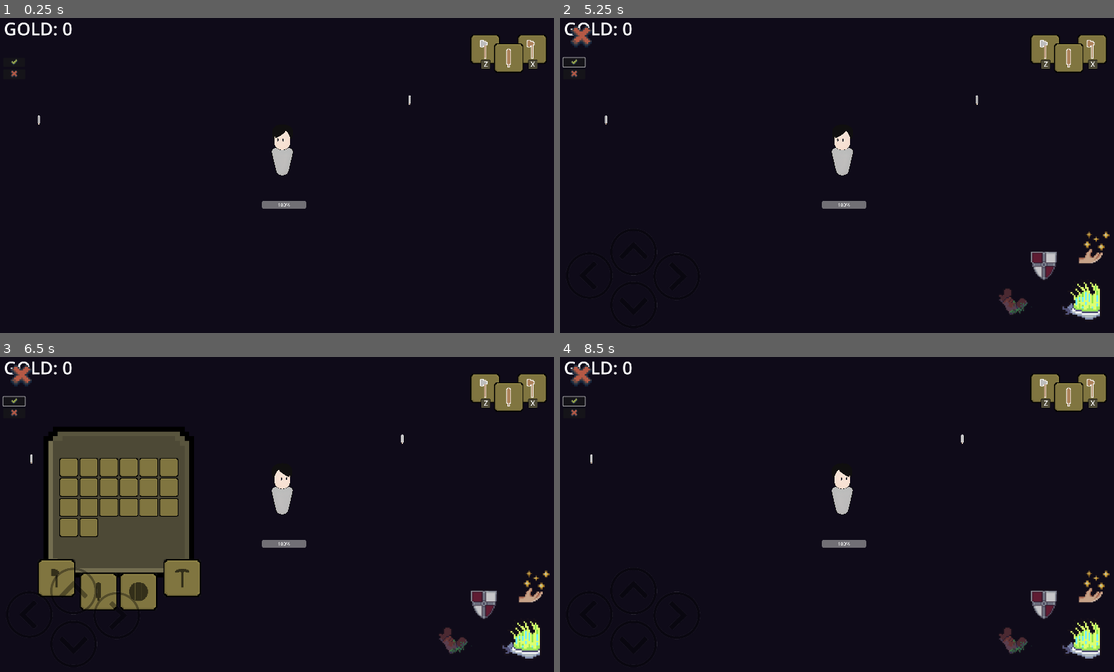
Above: before the commit, frames 1-4 (two rows, left to right).
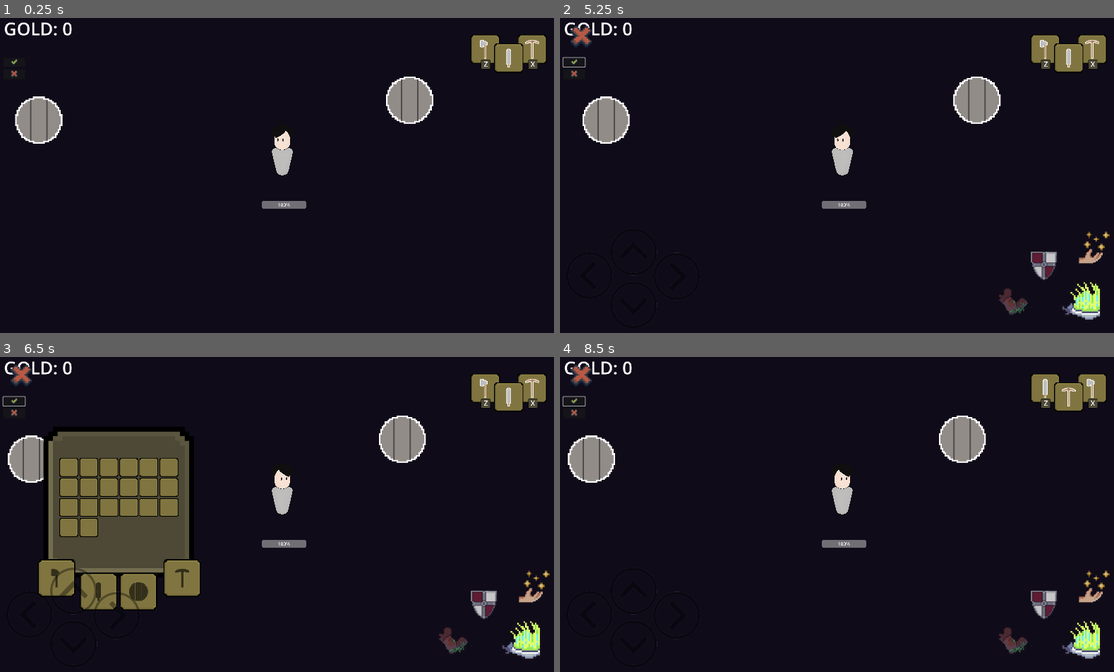
Above: after the commit, the same moments.

Repository: CAHTA123/Light-in-the-Dark
Game: Godot game, scene res://scenes/Game/game.tscn
Two runs of this game, one before a commit and one after it. Both use one fixed random seed, a clock stepped at 60 frames per second and the inputs below.
Inputs (mouse positions are in pixels of both pictures, inside the frame that each line leads up to):
- Up to frame 1 (0.25 s): no input
- Up to frame 2 (5.25 s): click (576, 74) at 0.5 s; click (576, 62) at 1.25 s; click (576, 74) at 2 s; click (576, 62) at 2.75 s; click (576, 74) at 3.5 s; click (576, 62) at 4.25 s; tap Enter at 5 s; move the mouse to (964, 159) at 5.02 s; tap A (A) at 5.1 s
- Up to frame 3 (6.5 s): tap D (D) at 5.3, 5.85 s; tap Space at 5.75 s; move the mouse to (171, 530) at 5.77 s; tap I (I) at 6.05 s
- Up to frame 4 (8.5 s): tap Enter at 6.5, 8 s; move the mouse to (897, 445) at 6.52 s; tap I (I) at 6.6 s; tap S (S) at 6.8, 7.35 s; tap Space at 7.25 s; move the mouse to (814, 577) at 7.27 s; tap W (W) at 7.55, 8.1 s; move the mouse to (1014, 561) at 8.02 s; tap X (X) at 8.3 s

The runs differ from the first frame. In frame 1, 2.1% of the frame differs, in the area x 2-98%, y 6-40%; in frame 2, 2.1%; in frame 3, 1.9%; in frame 4, 2.2%, in the area x 1-97%, y 6-40%.

Commit message:
.

Diff:
--- a/scenes/Entities/Player/Check_inv.gd
+++ b/scenes/Entities/Player/Check_inv.gd
@@ -1,29 +1,42 @@
 extends Node2D
 
 @onready var body = $"../.."
-
 @onready var _1 = $"../../Pause/Control/1"
 @onready var _2 = $"../../Pause/Control/2"
 @onready var _3 = $"../../Pause/Control/3"
-
 @onready var skin = $"../../Skin/Skin/Weapon/shape/Skin"
 
+var w
+var a
+var p
+var s
 
 var cur = 0
 var item_on = []
+
 func _ready():
-	item_on.append(body.weapon.i.name)
-	item_on.append(body.axe.i.name)
-	item_on.append(body.pickaxe.i.name)
+	item_on.append(body.weapon.slot.item.name)
+	item_on.append(body.pickaxe.slot.item.name)
+	item_on.append(body.axe.slot.item.name)
+
+	a = body.axe.slot.item
+	w = body.weapon.slot.item
+	p = body.pickaxe.slot.item
+	s = body.shield.slot.item
 
 	body.now_slot = item_on[cur]
 	new_slots()
 
 func _process(delta):
+	if a != body.axe.slot.item or w != body.weapon.slot.item or p != body.pickaxe.slot.item or s != body.shield.slot.item:
+		a = body.axe.slot.item
+		w = body.weapon.slot.item
+		p = body.pickaxe.slot.item
+		s = body.shield.slot.item
+		new_slots()
 
 	if Input.is_action_just_pressed("X"):
 		cur = (cur + 1) % item_on.size()
-
 		body.now_slot = item_on[cur]
 		new_slots()
 
@@ -32,53 +45,48 @@
 		body.now_slot = item_on[cur]
 		new_slots()
 
-	#if s_axe != body.axe.i.name:
-		#s_axe = body.axe.i.name
-		#new_slots()
-	#if s_shield != body.shield.i.name:
-		#s_shield = body.shield.i.name
-		#new_slots()
-	#if s_pickaxe != body.pickaxe.i.name:
-		#s_pickaxe = body.pickaxe.i.name
-		#new_slots()
-	#if s_weapon != body.weapon.i.name:
-		#s_weapon = body.weapon.i.name
-		#new_slots()
-
-
 func new_slots():
-	if body.weapon.i and body.now_slot == item_on[0]:
-		skin.texture = body.weapon.i.texture
-		for key in body.weapon.i.character.keys():
+	if body.weapon.slot.item and body.now_slot == item_on[0]:
+		_2.texture = body.axe.slot.item.texture
+		_3.texture = body.pickaxe.slot.item.texture
+		_1.texture = body.weapon.slot.item.texture
+		skin.texture = body.weapon.slot.item.texture
+		for key in body.weapon.slot.item.character.keys():
 			if key in body:
-				body[key] = body.weapon.i.character[key]
+				body[key] = body.weapon.slot.item.character[key]
 	else:
-		for key in body.weapon.i.character.keys():
+		for key in body.weapon.slot.item.character.keys():
 			if key in body:
 				body[key] = 0
 
-	if body.pickaxe.i and body.now_slot == item_on[1]:
-		skin.texture = body.pickaxe.i.texture
-		for key in body.pickaxe.i.character.keys():
+	if body.pickaxe.slot.item and body.now_slot == item_on[1]:
+		_3.texture = body.axe.slot.item.texture
+		_1.texture = body.pickaxe.slot.item.texture
+		_2.texture = body.weapon.slot.item.texture
+		skin.texture = body.pickaxe.slot.item.texture
+		for key in body.pickaxe.slot.item.character.keys():
 			if key in body:
-				body[key] = body.pickaxe.i.character[key]
+				body[key] = body.pickaxe.slot.item.character[key]
 	else:
-		for key in body.pickaxe.i.character.keys():
+		for key in body.pickaxe.slot.item.character.keys():
 			if key in body:
 				body[key] = 0
 
-	if body.axe.i and body.now_slot == item_on[2]:
-		skin.texture = body.axe.i.texture
-		for key in body.axe.i.character.keys():
+	if body.axe.slot.item and body.now_slot == item_on[2]:
+		_1.texture = body.axe.slot.item.texture
+		_2.texture = body.pickaxe.slot.item.texture
+		_3.texture = body.weapon.slot.item.texture
+		skin.texture = body.axe.slot.item.texture
+		for key in body.axe.slot.item.character.keys():
 			if key in body:
-				body[key] = body.axe.i.character[key]
+				body[key] = body.axe.slot.item.character[key]
 	else:
-		for key in body.axe.i.character.keys():
+		for key in body.axe.slot.item.character.keys():
 			if key in body:
 				body[key] = 0
 
-	if body.shield.i:
-		$"../../Skin/Skin/Shield/Skin".texture = body.shield.i.texture
-		for key in body.shield.i.character.keys():
+	if body.shield.slot.item:
+		$"../../Skin/Skin/Shield/Skin".texture = body.shield.slot.item.texture
+		for key in body.shield.slot.item.character.keys():
 			if key in body:
-				body[key] = body.shield.i.character[key]
+				body[key] = body.shield.slot.item.character[key]
--- a/scenes/GUI/Inventory_test/Slots_mega/Axe.tres
+++ b/scenes/GUI/Inventory_test/Slots_mega/Axe.tres
@@ -1,20 +1,28 @@
-[gd_resource type="Resource" script_class="Axe" load_steps=5 format=3 uid="uid://bw256rv2php1n"]
+[gd_resource type="Resource" script_class="Axe" load_steps=7 format=3 uid="uid://bw256rv2php1n"]
 
 [ext_resource type="Script" path="res://scenes/GUI/Inventory_test/item.gd" id="1_tw186"]
-[ext_resource type="Texture2D" uid="uid://cgxgrso8q2psg" path="res://sprites/Items/axe_icon.png" id="2_fd4w8"]
 [ext_resource type="Script" path="res://scenes/GUI/Inventory_test/Slots_mega/Axe_tres.gd" id="3_5lu0y"]
+[ext_resource type="Texture2D" uid="uid://by52uce28v82e" path="res://sprites/Items/axe_icon3.png" id="3_ny8lf"]
+[ext_resource type="Script" path="res://scenes/GUI/Inventory_test/slot_tres.gd" id="3_rgi1q"]
 
-[sub_resource type="Resource" id="Resource_td330"]
+[sub_resource type="Resource" id="Resource_pmiho"]
 script = ExtResource("1_tw186")
 stack = false
-weapon = false
-shield = false
-axe = true
-pickaxe = false
+slot_type = {
+"axe": true,
+"pickaxe": false,
+"shield": false,
+"weapon": false
+}
 name = "Axe"
-texture = ExtResource("2_fd4w8")
+texture = ExtResource("3_ny8lf")
 character = {}
+
+[sub_resource type="Resource" id="Resource_5j0ws"]
+script = ExtResource("3_rgi1q")
+item = SubResource("Resource_pmiho")
+amount = 0
 
 [resource]
 script = ExtResource("3_5lu0y")
-i = SubResource("Resource_td330")
+slot = SubResource("Resource_5j0ws")
--- a/scenes/GUI/Inventory_test/Slots_mega/Axe_tres.gd
+++ b/scenes/GUI/Inventory_test/Slots_mega/Axe_tres.gd
@@ -2,10 +2,4 @@
 
 class_name Axe
 
-signal update
-
-@export var i: Item
-
-func ins(item: Item):
-	i = item
-	update.emit()
+@export var slot: Slot
--- a/scenes/GUI/Inventory_test/Slots_mega/Pickaxe.tres
+++ b/scenes/GUI/Inventory_test/Slots_mega/Pickaxe.tres
@@ -1,20 +1,28 @@
-[gd_resource type="Resource" script_class="Pickaxe" load_steps=5 format=3 uid="uid://b5q3bibx6ldgx"]
+[gd_resource type="Resource" script_class="Pickaxe" load_steps=7 format=3 uid="uid://b5q3bibx6ldgx"]
 
 [ext_resource type="Script" path="res://scenes/GUI/Inventory_test/item.gd" id="1_7ubr3"]
 [ext_resource type="Texture2D" uid="uid://dcxr1rfefyhpv" path="res://sprites/Items/pickaxe_icon1.png" id="2_3xswn"]
 [ext_resource type="Script" path="res://scenes/GUI/Inventory_test/Slots_mega/Pickaxe_tres.gd" id="3_0xpt3"]
+[ext_resource type="Script" path="res://scenes/GUI/Inventory_test/slot_tres.gd" id="3_siapx"]
 
-[sub_resource type="Resource" id="Resource_h2nik"]
+[sub_resource type="Resource" id="Resource_t2p7q"]
 script = ExtResource("1_7ubr3")
 stack = false
-weapon = false
-shield = false
-axe = false
-pickaxe = true
+slot_type = {
+"axe": false,
+"pickaxe": true,
+"shield": false,
+"weapon": false
+}
 name = "Pickaxe"
 texture = ExtResource("2_3xswn")
 character = {}
 
+[sub_resource type="Resource" id="Resource_3g63q"]
+script = ExtResource("3_siapx")
+item = SubResource("Resource_t2p7q")
+amount = 0
+
 [resource]
 script = ExtResource("3_0xpt3")
-i = SubResource("Resource_h2nik")
+slot = SubResource("Resource_3g63q")
--- a/scenes/GUI/Inventory_test/Slots_mega/Pickaxe_tres.gd
+++ b/scenes/GUI/Inventory_test/Slots_mega/Pickaxe_tres.gd
@@ -2,10 +2,4 @@
 
 class_name Pickaxe
 
-signal update
-
-@export var i: Item
-
-func ins(item: Item):
-	i = item
-	update.emit()
+@export var slot: Slot
--- a/scenes/GUI/Inventory_test/Slots_mega/Shield.tres
+++ b/scenes/GUI/Inventory_test/Slots_mega/Shield.tres
@@ -1,20 +1,28 @@
-[gd_resource type="Resource" script_class="Shield" load_steps=5 format=3 uid="uid://m0cj0k3yjlo7"]
+[gd_resource type="Resource" script_class="Shield" load_steps=7 format=3 uid="uid://m0cj0k3yjlo7"]
 
 [ext_resource type="Script" path="res://scenes/GUI/Inventory_test/item.gd" id="1_hrt5c"]
-[ext_resource type="Texture2D" uid="uid://ccm2a2buo1hg4" path="res://sprites/weapon/shield/SH3.png" id="2_buo2x"]
+[ext_resource type="Texture2D" uid="uid://dffrh8gf58ux8" path="res://sprites/Items/shield_icon3.png" id="3_7eb5f"]
 [ext_resource type="Script" path="res://scenes/GUI/Inventory_test/Slots_mega/Shield_tres.gd" id="3_875jx"]
+[ext_resource type="Script" path="res://scenes/GUI/Inventory_test/slot_tres.gd" id="3_ricli"]
 
-[sub_resource type="Resource" id="Resource_sm2r5"]
+[sub_resource type="Resource" id="Resource_rnif8"]
 script = ExtResource("1_hrt5c")
 stack = false
-weapon = false
-shield = true
-axe = false
-pickaxe = false
+slot_type = {
+"axe": false,
+"pickaxe": false,
+"shield": true,
+"weapon": false
+}
 name = "Shield"
-texture = ExtResource("2_buo2x")
+texture = ExtResource("3_7eb5f")
 character = {}
+
+[sub_resource type="Resource" id="Resource_g0yrn"]
+script = ExtResource("3_ricli")
+item = SubResource("Resource_rnif8")
+amount = 0
 
 [resource]
 script = ExtResource("3_875jx")
-i = SubResource("Resource_sm2r5")
+slot = SubResource("Resource_g0yrn")
--- a/scenes/GUI/Inventory_test/Slots_mega/Shield_tres.gd
+++ b/scenes/GUI/Inventory_test/Slots_mega/Shield_tres.gd
@@ -2,10 +2,4 @@
 
 class_name Shield
 
-signal update
-
-@export var i: Item
-
-func ins(item: Item):
-	i = item
-	update.emit()
+@export var slot: Slot
--- a/scenes/GUI/Inventory_test/Slots_mega/Weapon.tres
+++ b/scenes/GUI/Inventory_test/Slots_mega/Weapon.tres
@@ -1,22 +1,28 @@
-[gd_resource type="Resource" script_class="Weapon" load_steps=5 format=3 uid="uid://bkpe8dklitm8x"]
+[gd_resource type="Resource" script_class="Weapon" load_steps=7 format=3 uid="uid://bkpe8dklitm8x"]
 
 [ext_resource type="Script" path="res://scenes/GUI/Inventory_test/item.gd" id="1_btywa"]
 [ext_resource type="Texture2D" uid="uid://b1m52b7itqp2y" path="res://sprites/Items/sword_icon3.png" id="2_6thug"]
 [ext_resource type="Script" path="res://scenes/GUI/Inventory_test/Slots_mega/Weapon_tres.gd" id="3_mxql1"]
+[ext_resource type="Script" path="res://scenes/GUI/Inventory_test/slot_tres.gd" id="3_pcf3o"]
 
-[sub_resource type="Resource" id="Resource_6d0pi"]
+[sub_resource type="Resource" id="Resource_1kj6g"]
 script = ExtResource("1_btywa")
-stack = false
-weapon = true
-shield = false
-axe = false
-pickaxe = false
+stack = true
+slot_type = {
+"axe": false,
+"pickaxe": false,
+"shield": false,
+"weapon": true
+}
 name = "Sword"
 texture = ExtResource("2_6thug")
-character = {
-"damage": 10.0
-}
+character = {}
+
+[sub_resource type="Resource" id="Resource_7k7ac"]
+script = ExtResource("3_pcf3o")
+item = SubResource("Resource_1kj6g")
+amount = 0
 
 [resource]
 script = ExtResource("3_mxql1")
-i = SubResource("Resource_6d0pi")
+slot = SubResource("Resource_7k7ac")
--- a/scenes/GUI/Inventory_test/Slots_mega/Weapon_tres.gd
+++ b/scenes/GUI/Inventory_test/Slots_mega/Weapon_tres.gd
@@ -2,10 +2,4 @@
 
 class_name Weapon
 
-signal update
-
-@export var i: Item
-
-func ins(item: Item):
-	i = item
-	update.emit()
+@export var slot: Slot
--- a/scenes/GUI/Inventory_test/inventory.tscn
+++ b/scenes/GUI/Inventory_test/inventory.tscn
@@ -85,7 +85,12 @@
 expand_mode = 1
 script = ExtResource("3_fmukl")
 slot_inventory = false
-slot_weapon = true
+slot_types = {
+"axe": false,
+"pickaxe": false,
+"shield": false,
+"weapon": true
+}
 
 [node name="Slot" type="Panel" parent="SlotWeap/G/Sword"]
 show_behind_parent = true
@@ -133,7 +138,12 @@
 expand_mode = 1
 script = ExtResource("3_fmukl")
 slot_inventory = false
-slot_shield = true
+slot_types = {
+"axe": false,
+"pickaxe": false,
+"shield": true,
+"weapon": false
+}
 
 [node name="Slot" type="Panel" parent="SlotWeap/G/Shield"]
 show_behind_parent = true
@@ -214,7 +224,12 @@
 expand_mode = 1
 script = ExtResource("3_fmukl")
 slot_inventory = false
-slot_axe = true
+slot_types = {
+"axe": true,
+"pickaxe": false,
+"shield": false,
+"weapon": false
+}
 
 [node name="Slot" type="Panel" parent="T/G/Axe"]
 show_behind_parent = true
@@ -262,7 +277,12 @@
 expand_mode = 1
 script = ExtResource("3_fmukl")
 slot_inventory = false
-slot_pickaxe = true
+slot_types = {
+"axe": false,
+"pickaxe": true,
+"shield": false,
+"weapon": false
+}
 
 [node name="Slot" type="Panel" parent="T/G/Pickaxe"]
 show_behind_parent = true
--- a/scenes/GUI/Inventory_test/inventory_tres.gd
+++ b/scenes/GUI/Inventory_test/inventory_tres.gd
@@ -17,3 +17,19 @@
 			if item.stack:
 				emptyslots[0].amount = 1
 	update.emit()
+
+	#elif !itemslots.is_empty() and !item.stack:
+		#print(3)
+		#if itemslots[0].item.name == null:
+			#itemslots[0].item = item
+			#print(1)
+	#else:
+		#print(4)
+		#var emptyslots = slots_tres.filter(func(slot): return slot.item == null)
+		#if !emptyslots.is_empty():
+			#emptyslots[0].item = item
+			#if item.stack:
+				#emptyslots[0].amount = 1
+			#if !itemslots.is_empty():
+				#itemslots[0].item = null
+				#itemslots[0].amount = 0
--- a/scenes/GUI/Inventory_test/item.gd
+++ b/scenes/GUI/Inventory_test/item.gd
@@ -4,10 +4,7 @@
 
 @export var stack = true
 
-@export var weapon = false
-@export var shield = false
-@export var axe = false
-@export var pickaxe = false
+@export var slot_type = { "weapon": false, "shield": false, "axe": false, "pickaxe": false }
 
 @export var name: String = ""
 @export var texture: Texture2D
--- a/scenes/GUI/Inventory_test/slot.gd
+++ b/scenes/GUI/Inventory_test/slot.gd
@@ -2,48 +2,52 @@
 
 @onready var text = $Item/amount
 @onready var b = $"../../../../.."
-
 @export var slot_inventory = true
 
-@export var slot_weapon = false
-@export var slot_shield = false
-@export var slot_axe = false
-@export var slot_pickaxe = false
+@export var slot_types = { "weapon": false, "shield": false, "axe": false, "pickaxe": false }
+
+var dict = {}
+
 var slot_index
 
 func _ready():
+	dict = {"weapon": b.weapon,"shield": b.shield,"axe": b.axe,"pickaxe": b.pickaxe}
 	slot_index = get_slot_index()
 
 func _get_drag_data(at_position):
-	var item = b.inv.slots_tres[slot_index]
+
 	var p = TextureRect.new()
 	p.texture = texture
 	p.modulate.a = 0.3
 	p.expand_mode = 1
 	p.size = Vector2(64,64)
+
 	var pr = Control.new()
 	pr.add_child(p)
 	set_drag_preview(pr)
+
+	var drag_data
+	if slot_inventory:
+		drag_data = b.inv.slots_tres[slot_index].duplicate()
+		b.inv.slots_tres[slot_index].item = null
+		b.inv.slots_tres[slot_index].amount = 0
+	else:
+		for slot_type in slot_types.keys():
+			if slot_type:
+				drag_data = dict[slot_type].slot.duplicate()
+				dict[slot_type].slot.item = null
+	text.text = ""
 	texture = null
-	text.text = ""
-	b.inv.slots_tres[slot_index] = Slot
-	var drag_data = item
 	return drag_data
 
 func _can_drop_data(at_position, data):
 	if !slot_inventory:
-		if data.item.weapon and slot_weapon:
-			return true
-		elif data.item.shield and slot_shield:
-			return true
-		elif data.item.axe and slot_axe:
-			return true
-		elif data.item.pickaxe and slot_pickaxe:
-			return true
-		else:
-			return false
-	else:
-		return true
+		for slot_type in slot_types.keys():
+			if slot_types[slot_type]:
+				if data.item.slot_type[slot_type]:
+					return true
+		return false
+	return true
 
 func _drop_data(at_position, data):
 	update(data)
@@ -54,18 +58,12 @@
 		if slot_inventory:
 			b.inv.slots_tres[slot_index].item = slot.item
 			b.inv.slots_tres[slot_index].amount = slot.amount
-		elif slot_weapon and slot.item.weapon:
-			b.weapon.i = slot.item
-		elif slot_shield and slot.item.shield:
-			b.shield.i = slot.item
-		elif slot_axe and slot.item.axe:
-			b.axe.i = slot.item
-		elif slot_pickaxe and slot.item.pickaxe:
-			b.pickaxe.i = slot.item
-		if slot.amount > 1:
-			text.text = str(slot.amount)
 		else:
-			text.text = ""
+			for slot_type in slot_types.keys():
+				if slot_types[slot_type]:
+					dict[slot_type].slot.item = slot.item
+					print(slot_type)
+		text.text = str(slot.amount) if slot.amount > 1 else ""
 
 func get_slot_index():
 	var parent_container = get_parent()
--- a/scenes/items/Sword.tres
+++ b/scenes/items/Sword.tres
@@ -1,15 +1,17 @@
 [gd_resource type="Resource" script_class="Item" load_steps=3 format=3 uid="uid://b4cog5a3wluwj"]
 
 [ext_resource type="Script" path="res://scenes/GUI/Inventory_test/item.gd" id="1_rlr7o"]
-[ext_resource type="Texture2D" uid="uid://b1m52b7itqp2y" path="res://sprites/Items/sword_icon3.png" id="2_xmjf4"]
+[ext_resource type="Texture2D" uid="uid://becmrnguk3m3m" path="res://sprites/Items/shield_icon2.png" id="2_x710t"]
 
 [resource]
 script = ExtResource("1_rlr7o")
 stack = false
-weapon = true
-shield = false
-axe = false
-pickaxe = false
+slot_type = {
+"axe": false,
+"pickaxe": false,
+"shield": false,
+"weapon": true
+}
 name = "Sword"
-texture = ExtResource("2_xmjf4")
+texture = ExtResource("2_x710t")
 character = {}
--- a/scenes/items/sword.tscn
+++ b/scenes/items/sword.tscn
@@ -5,3 +5,6 @@
 
 [node name="Sword" instance=ExtResource("1_mi1ao")]
 item = ExtResource("2_hf5mx")
+
+[node name="Sprite2D" parent="." index="1"]
+scale = Vector2(5, 5)
Not shown: 1 places in scenes/GUI/Inventory_test/Inventory.tres that only renumber resources
